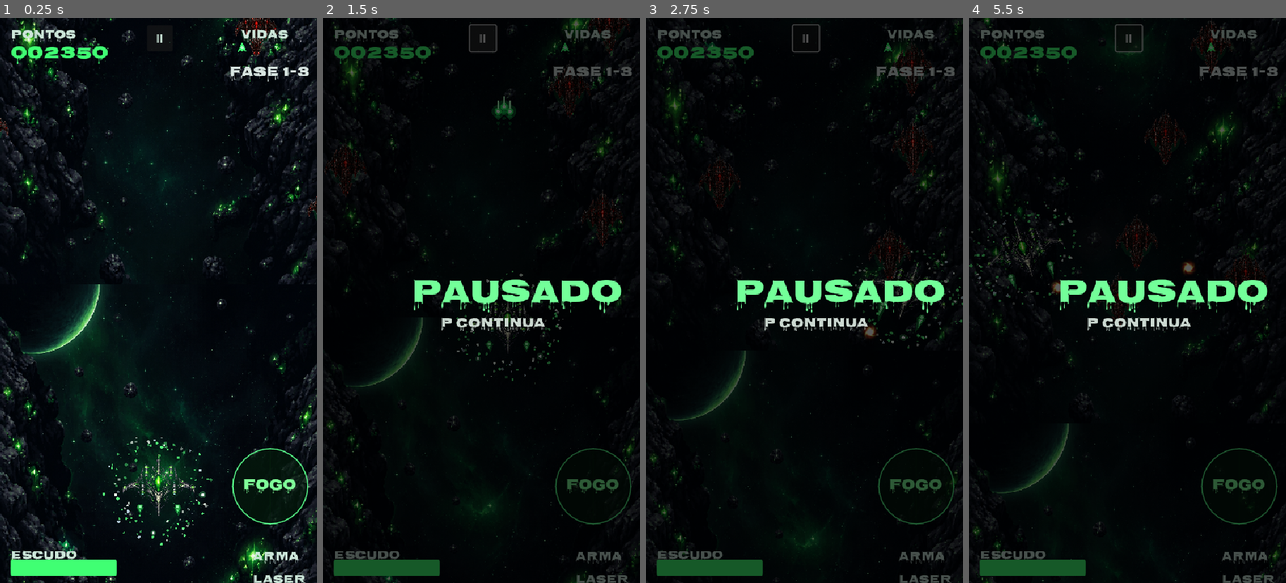
Above: before the commit, frames 1-4 (left to right).
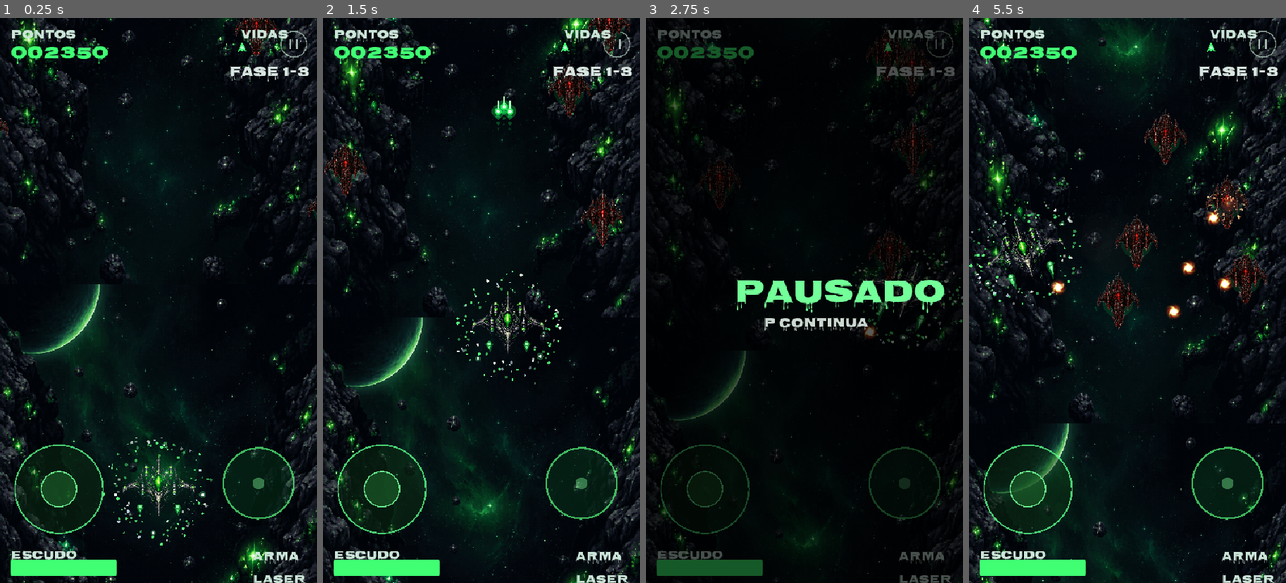
Above: after the commit, the same moments.

Repository: 4frogo/alien-field
Game: Godot game, scene res://scenes/Main.tscn
Two runs of this game, one before a commit and one after it. Both use one fixed random seed, a clock stepped at 60 frames per second and the inputs below.
Inputs (mouse positions are in pixels of both pictures, inside the frame that each line leads up to):
- Up to frame 1 (0.25 s): no input
- Up to frame 2 (1.5 s): click (592, 486) at 0.5 s, where only the run before the commit has a clickable "FOGO"; click (481, 40) at 1.25 s, where only the run before the commit has a clickable "II"
- Up to frame 3 (2.75 s): tap Enter at 2 s; move the mouse to (874, 272) at 2.02 s; hold D from 2.03 s (still down); tap P at 2.1 s; click (874, 272) at 2.17 s
- Up to frame 4 (5.5 s): release D at 2.75 s; drag from (1064, 328) to (1111, 413) at 2.77 s; move the mouse to (1159, 176) at 3.52 s; hold D 3.53-4.25 s; hold Enter 3.53-4.25 s; drag from (1111, 413) to (1032, 215) at 4.27 s; move the mouse to (1222, 385) at 5.02 s; hold A from 5.03 s (still down); tap P at 5.1 s

The runs differ from the first frame. In frame 1, 1.7% of the frame differs, in the area x 4-98%, y 2-92%; in frame 2, 19%; in frame 3, 1.2%; in frame 4, 20%, in the area x 0-100%, y 0-100%.

Commit message:
Mobile: analogico + circulo de tiro, sem botoes (corrige nave indo pra direita)

Diff:
--- a/scripts/main.gd
+++ b/scripts/main.gd
@@ -169,33 +169,14 @@
 	charge_txt.visible = false
 	hud.add_child(charge_txt)
 
-	# botoes touch (celular): FOGO segura = atira/carrega, solta = super
+	# controles touch (celular): analogico + circulo de tiro (sem botoes)
 	if DisplayServer.is_touchscreen_available():
-		var fogo := Button.new()
-		fogo.text = "FOGO"
-		fogo.add_theme_font_size_override("font_size", 24)
-		if _fonte() != null:
-			fogo.add_theme_font_override("font", _fonte())
-		fogo.add_theme_color_override("font_color", Color(0.5, 1.0, 0.6))
-		var sf := StyleBoxFlat.new()
-		sf.bg_color = Color(0.02, 0.12, 0.05, 0.6)
-		sf.border_color = Color(0.35, 1.0, 0.55)
-		sf.set_border_width_all(2)
-		sf.set_corner_radius_all(65)
-		fogo.add_theme_stylebox_override("normal", sf)
-		fogo.position = Vector2(395, 730)
-		fogo.size = Vector2(130, 130)
-		fogo.button_down.connect(func(): player.set("fogo_touch", true))
-		fogo.button_up.connect(func(): player.set("fogo_touch", false))
-		hud.add_child(fogo)
-		var pt := Button.new()
-		pt.text = "II"
-		pt.add_theme_font_size_override("font_size", 20)
-		pt.add_theme_color_override("font_color", Color(0.8, 0.9, 0.85))
-		pt.position = Vector2(250, 12)
-		pt.size = Vector2(44, 44)
-		pt.pressed.connect(_alternar_pause)
-		hud.add_child(pt)
+		var tc := Node2D.new()
+		tc.set_script(preload("res://scripts/touch_controls.gd"))
+		add_child(tc)
+		tc.set("player", player)
+		tc.set("main_ref", self)
+		player.set("usa_analogico", true)
 
 	# camada de pause (sempre ativa pra responder no P)
 	pause_layer = CanvasLayer.new()
--- a/scripts/player.gd
+++ b/scripts/player.gd
@@ -7,6 +7,8 @@
 var move_target := Vector2.ZERO
 var dragging := false
 var fogo_touch := false
+var analog := Vector2.ZERO
+var usa_analogico := false
 
 signal atirar(pos: Vector2)
 signal super_tiro(pos: Vector2)
@@ -171,7 +173,8 @@
 		dir.y -= 1
 	if Input.is_key_pressed(KEY_S) or Input.is_key_pressed(KEY_DOWN):
 		dir.y += 1
-	position += dir.normalized() * speed * delta
+	dir += analog
+	position += dir.normalized() * speed * delta if dir.length() > 0.05 else Vector2.ZERO
 
 	if dragging and move_target != Vector2.ZERO:
 		var antes := position
@@ -246,6 +249,9 @@
 	queue_redraw()
 
 func _input(event: InputEvent) -> void:
+	# no celular o TouchControls assume: ignora toques pra nao arrastar a nave
+	if usa_analogico and (event is InputEventScreenTouch or event is InputEventScreenDrag):
+		return
 	if event is InputEventMouseButton:
 		dragging = event.pressed
 		if event.pressed:
--- /dev/null
+++ b/scripts/touch_controls.gd
@@ -0,0 +1,66 @@
+extends Node2D
+# Controles touch: analogico esquerda move, circulo verde direita atira
+
+var player: Node2D = null
+var main_ref: Node = null
+var joy_base := Vector2(100, 800)
+var joy_pos := Vector2(100, 800)
+var joy_r := 75.0
+var joy_id := -1
+var fire_center := Vector2(440, 790)
+var fire_r := 60.0
+var fire_ids := {}
+var pause_center := Vector2(500, 44)
+var pause_r := 34.0
+
+func _process(_delta: float) -> void:
+	queue_redraw()
+
+func _input(event: InputEvent) -> void:
+	if not visible or player == null:
+		return
+	if event is InputEventScreenTouch:
+		var p: Vector2 = event.position
+		if event.pressed:
+			if joy_id < 0 and p.distance_to(joy_base) < 115.0:
+				joy_id = event.index
+				_atualiza_knob(p)
+			elif p.distance_to(fire_center) < 100.0:
+				fire_ids[event.index] = true
+				player.set("fogo_touch", true)
+			elif p.distance_to(pause_center) < 55.0:
+				if main_ref != null and main_ref.has_method("_alternar_pause"):
+					main_ref.call("_alternar_pause")
+		else:
+			if event.index == joy_id:
+				joy_id = -1
+				joy_pos = joy_base
+				player.set("analog", Vector2.ZERO)
+			if fire_ids.has(event.index):
+				fire_ids.erase(event.index)
+				if fire_ids.is_empty():
+					player.set("fogo_touch", false)
+	elif event is InputEventScreenDrag:
+		if event.index == joy_id:
+			_atualiza_knob(event.position)
+
+func _atualiza_knob(p: Vector2) -> void:
+	var off := (p - joy_base).limit_length(joy_r)
+	joy_pos = joy_base + off
+	player.set("analog", off / joy_r)
+
+func _draw() -> void:
+	# analogico
+	draw_circle(joy_base, joy_r, Color(0.05, 0.2, 0.08, 0.45))
+	draw_arc(joy_base, joy_r, 0, TAU, 40, Color(0.35, 1.0, 0.55, 0.8), 2.5)
+	draw_circle(joy_pos, 30.0, Color(0.1, 0.35, 0.15, 0.7))
+	draw_arc(joy_pos, 30.0, 0, TAU, 32, Color(0.45, 1.0, 0.6, 0.9), 2.0)
+	# circulo de tiro (acende ao segurar)
+	var atirando := not fire_ids.is_empty()
+	draw_circle(fire_center, fire_r, Color(0.1, 0.8, 0.3, 0.35 if atirando else 0.12))
+	draw_arc(fire_center, fire_r, 0, TAU, 40, Color(0.35, 1.0, 0.5, 1.0 if atirando else 0.7), 3.0)
+	draw_circle(fire_center, 10.0, Color(0.5, 1.0, 0.6, 0.9 if atirando else 0.4))
+	# pausa
+	draw_arc(pause_center, 22.0, 0, TAU, 28, Color(0.7, 0.8, 0.75, 0.7), 2.0)
+	draw_line(pause_center + Vector2(-6, -8), pause_center + Vector2(-6, 8), Color(0.8, 0.9, 0.85, 0.8), 3.0)
+	draw_line(pause_center + Vector2(6, -8), pause_center + Vector2(6, 8), Color(0.8, 0.9, 0.85, 0.8), 3.0)
Not shown, added: docs/index.apple-touch-icon.png.import
Not shown, added: docs/index.icon.png.import
Not shown, added: docs/index.png.import
Not shown, added: scripts/touch_controls.gd.uid
Not shown, changed: docs/index.html
Not shown, changed: docs/index.pck
